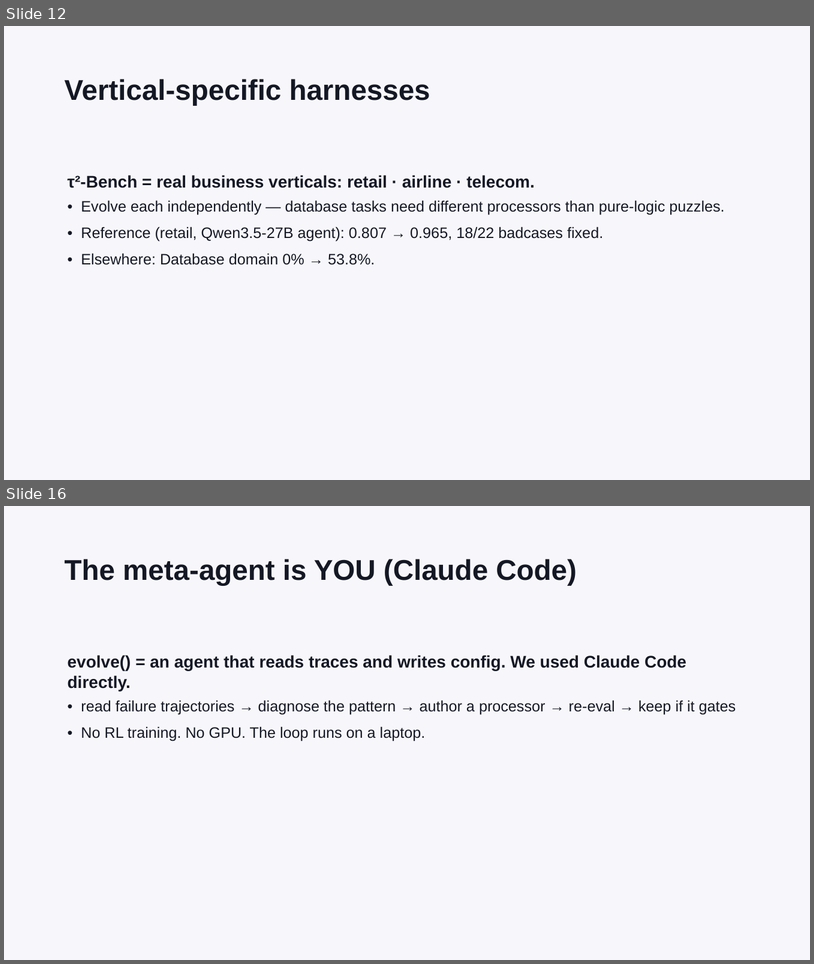
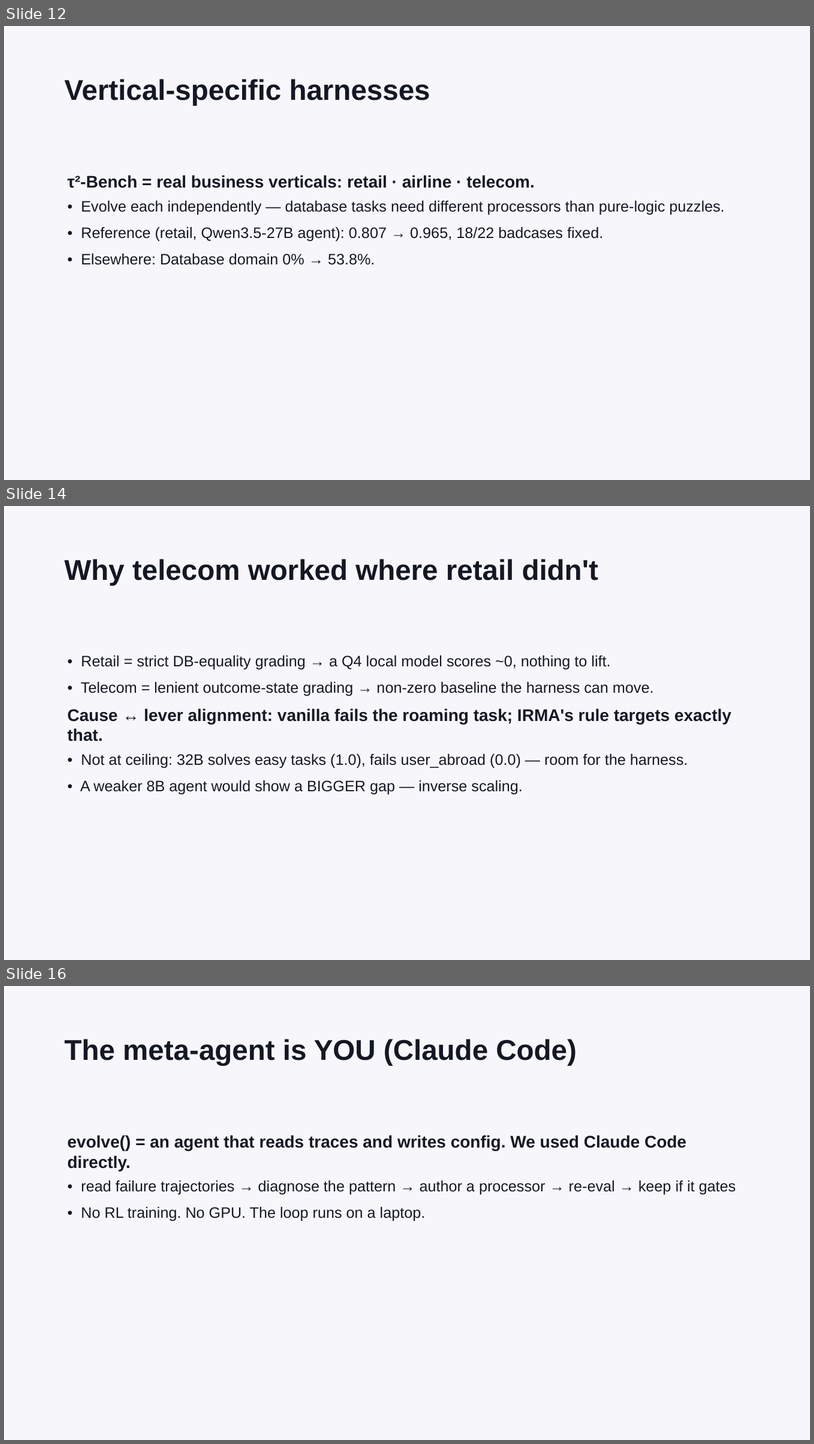
Before and after one commit to epuerta9/HarnessX, a slide deck: workshop/harness-evolution-workshop.pptx. Shown one above the other, each under a label of ours: slides 12 and 16 before the commit, slides 12, 14 and 16 after it; the slides between them are not shown. The pictures are 814x964 and 814x1444 pixels, drawn with LibreOffice and Linux fonts; fonts in the diff are those of the drawing. Boxes give left, top, right and bottom in pixels: in the first picture for what was removed or moved away, otherwise in the second. Text is boxed around its words. In the diff, an @@ line names an element or a change of style, - is before the commit and + after.

```diff
--- a/workshop/harness-evolution-workshop.pptx
+++ b/workshop/harness-evolution-workshop.pptx
@@ slide 14 added at [4,506,810,960], background #F7F7FB @@
@@ text added at [65,559,599,585], 34 pt, text #141824, bold @@
+Why telecom worked where retail didn't
@@ text added at [68,655,732,795], 18 pt, text #141824 @@
+• Retail = strict DB-equality grading → a Q4 local model scores ~0, nothing to lift.
+• Telecom = lenient outcome-state grading → non-zero baseline the harness can move.
+Cause ↔ lever alignment: vanilla fails the roaming task; IRMA's rule targets exactly that.
+• Not at ceiling: 32B solves easy tasks (1.0), fails user_abroad (0.0) — room for the harness.
+• A weaker 8B agent would show a BIGGER gap — inverse scaling.
```
Also in this commit, not shown: 2 slides changed, 1 slide removed, 1 other file.
